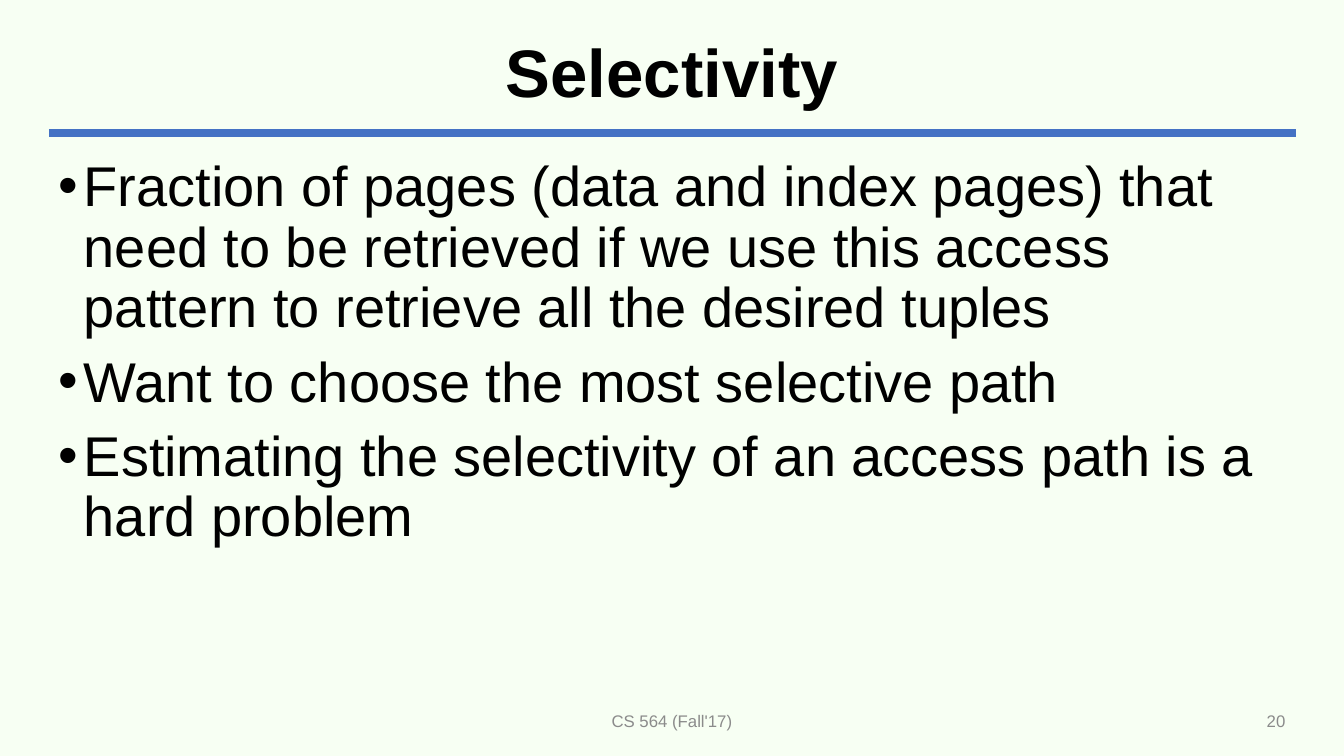
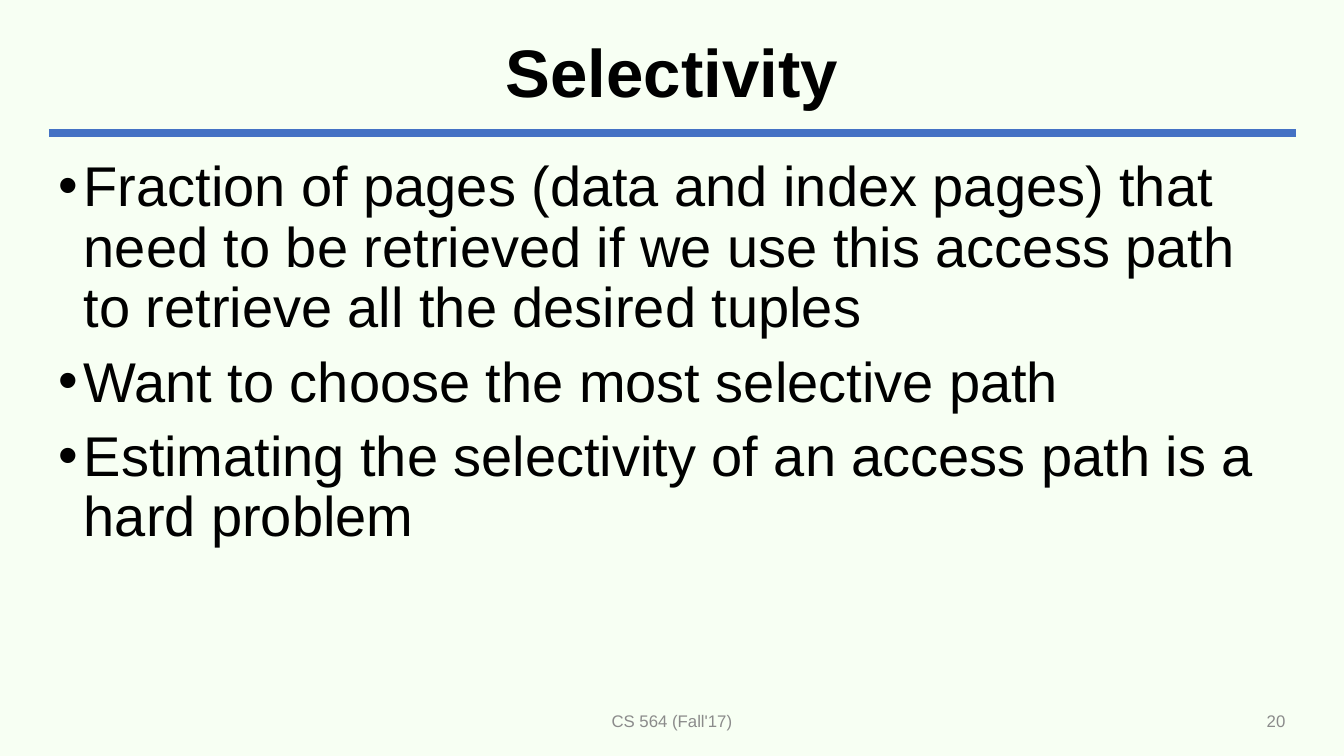
Before and after one commit to adelaneh/adelaneh.github.io, a slide deck: slide 20 of cs564_fall17/slides/lecture20-rel-ops.pptx. Drawn at 1344x756 pixels with LibreOffice and Linux fonts; fonts in the diff are those of the drawing. Boxes give left, top, right and bottom in pixels: in the first picture for what was removed or moved away, otherwise in the second. Text is boxed around its words. In the diff, an @@ line names an element or a change of style, - is before the commit and + after.

```diff
--- a/cs564_fall17/slides/lecture20-rel-ops.pptx
+++ b/cs564_fall17/slides/lecture20-rel-ops.pptx
@@ text at (84, 165, 1235, 337): text changed @@
-• Fraction of pages (data and index pages) that need to be retrieved if we use this access pattern to retrieve all the desired tuples
+• Fraction of pages (data and index pages) that need to be retrieved if we use this access path to retrieve all the desired tuples
```
Also in this commit, not shown: 12 slides removed, 2 other files.
